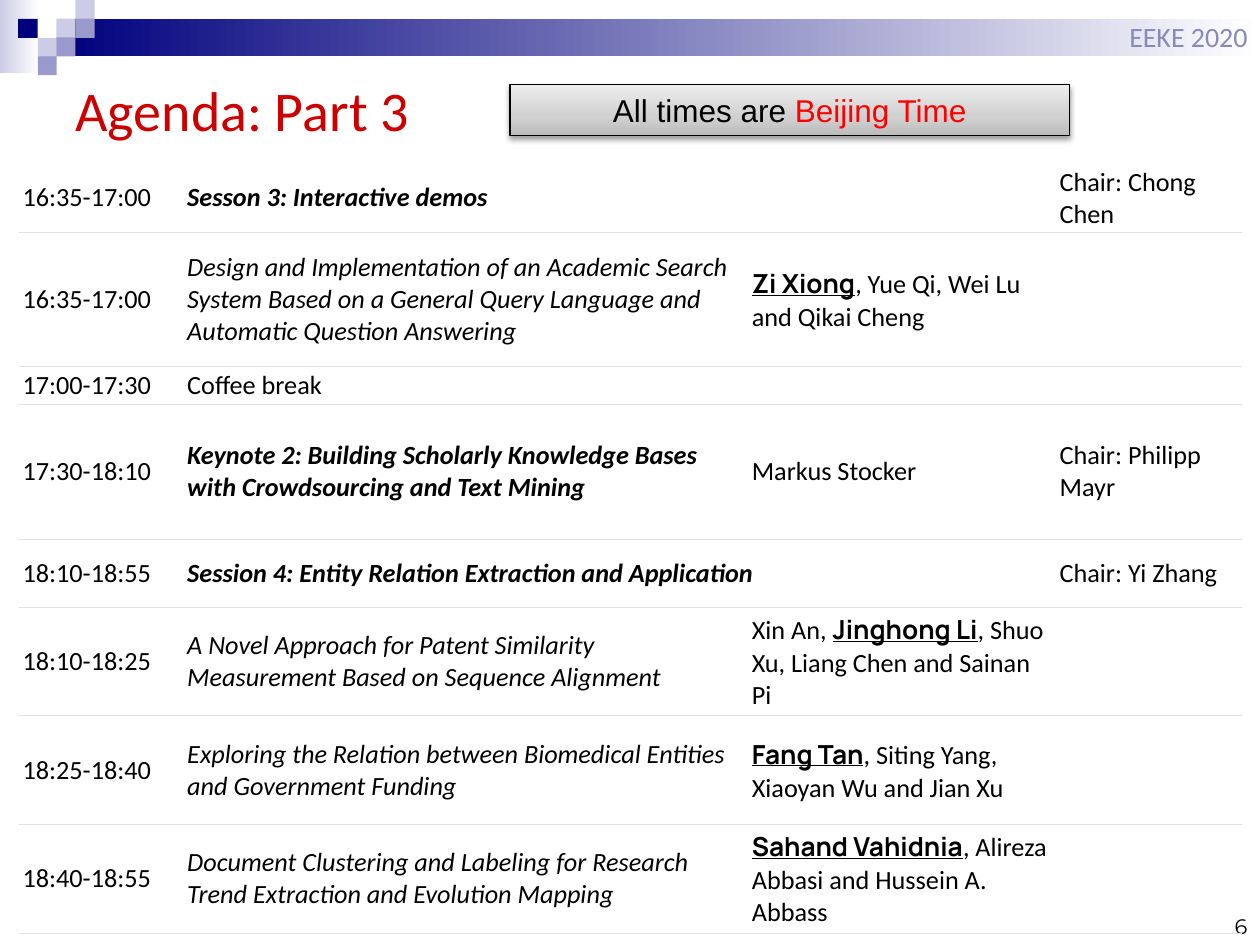
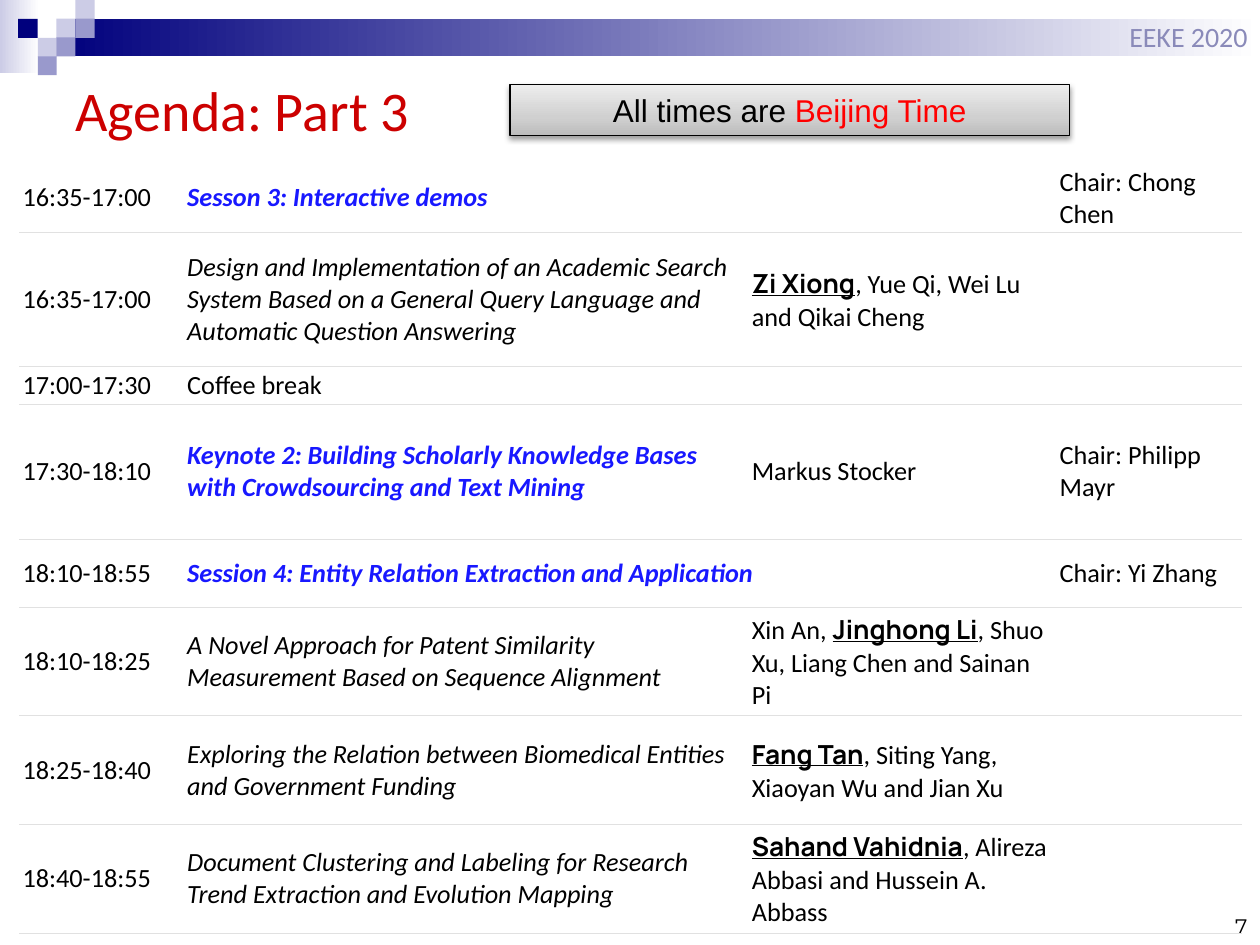
Before and after one commit to EEKE2020/EEKE2020.github.io, a slide deck: slide 7 of slides/eeke2020_intro.pptx (slide 6 before the commit). Drawn at 1260x945 pixels with LibreOffice and Linux fonts; fonts in the diff are those of the drawing. Boxes give left, top, right and bottom in pixels: in the first picture for what was removed or moved away, otherwise in the second. Text is boxed around its words. In the diff, an @@ line names an element or a change of style, - is before the commit and + after.

```diff
--- a/slides/eeke2020_intro.pptx
+++ b/slides/eeke2020_intro.pptx
@@ table at [19, 163, 1242, 934] @@
@@ text colour #000000 to #1818FF in "Sesson 3: Interactive demos", "Keynote 2: Building Scholarly Knowledge Bases with ...", "Session 4: Entity Relation Extraction and Application" @@
@@ page number at [1235, 919, 1247, 933]: text changed @@
-6
+7
```
Also in this commit, not shown: 9 other slides changed, 3 slides added, 2 slides removed.
